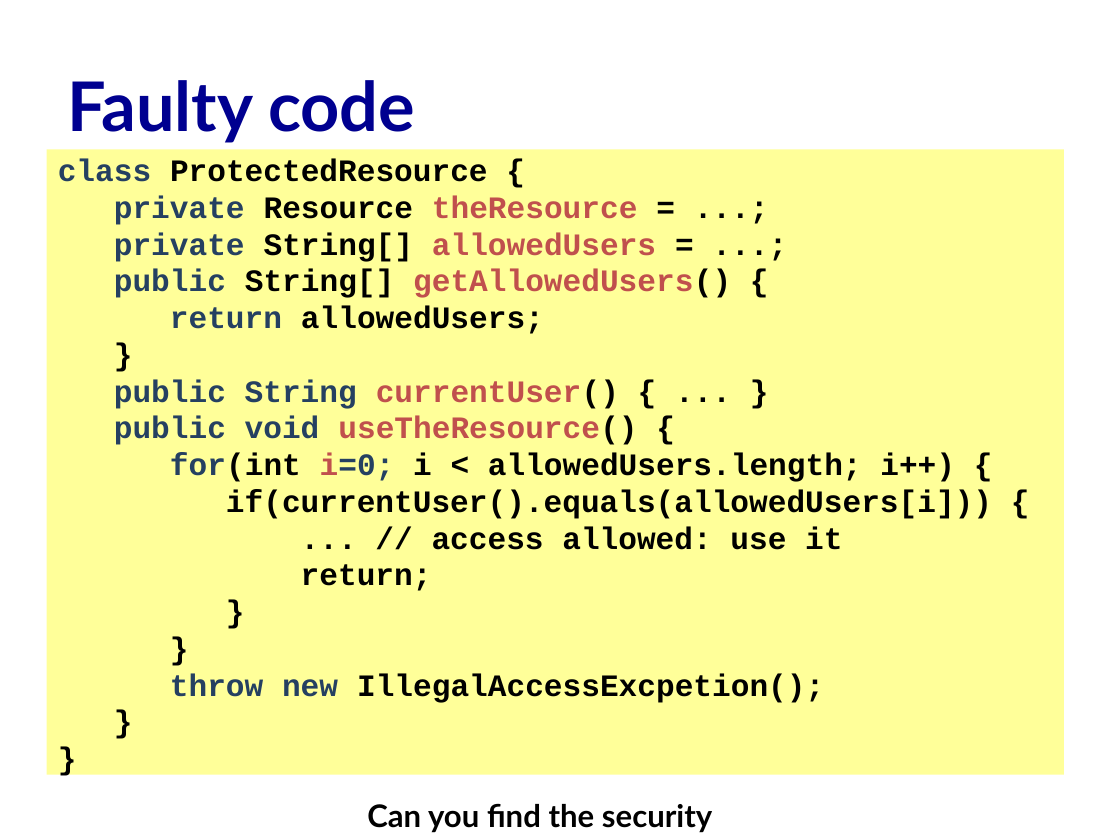
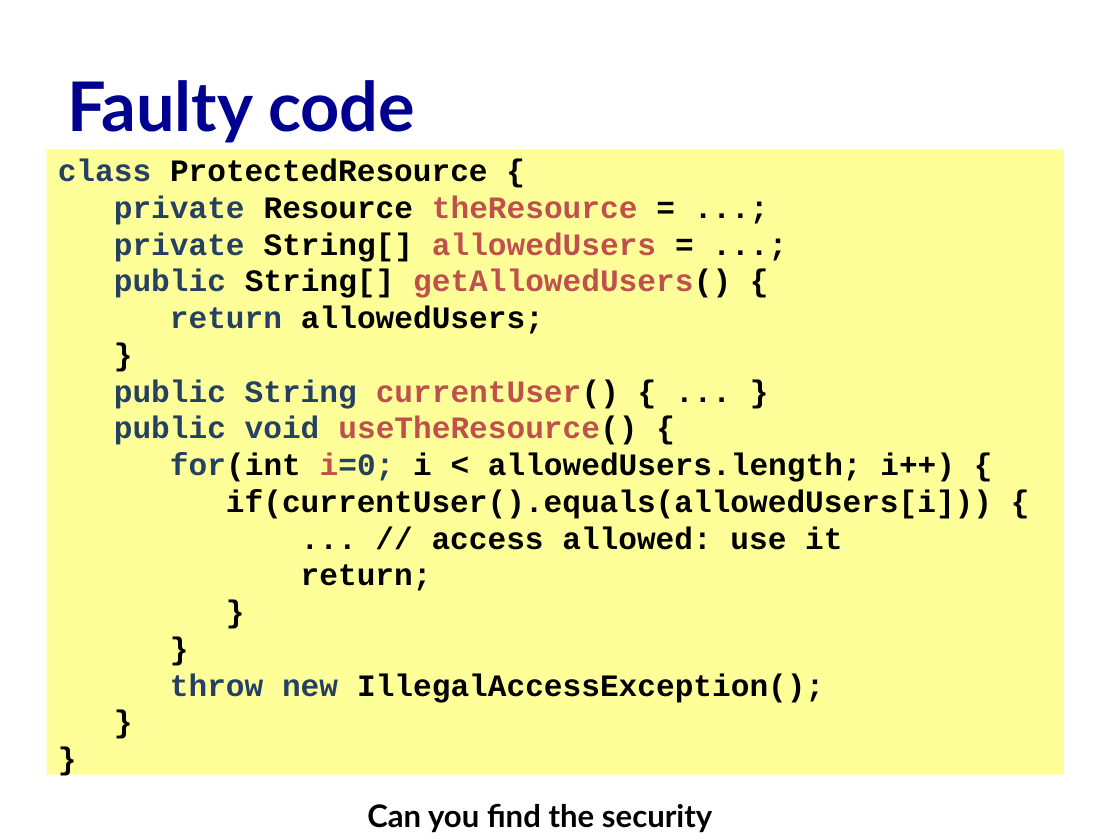
Before and after one commit to cs3110/materials-2019fa, a slide deck: slide 19 of 12-mutable/lec.pptx (slide 18 before the commit). Drawn at 1120x840 pixels with LibreOffice and Linux fonts; fonts in the diff are those of the drawing. Boxes give left, top, right and bottom in pixels: in the first picture for what was removed or moved away, otherwise in the second. Text is boxed around its words. In the diff, an @@ line names an element or a change of style, - is before the commit and + after.

Commit message:
Fix lecture errors
- Fix Java exception name
- Add missing slide on unit

```diff
--- a/12-mutable/lec.pptx
+++ b/12-mutable/lec.pptx
@@ text in rectangle at bbox=[170, 673, 824, 703]: text changed @@
-throw new IllegalAccessExcpetion();
+throw new IllegalAccessException();
```
Also in this commit, not shown: 1 slide added, 1 other file.
